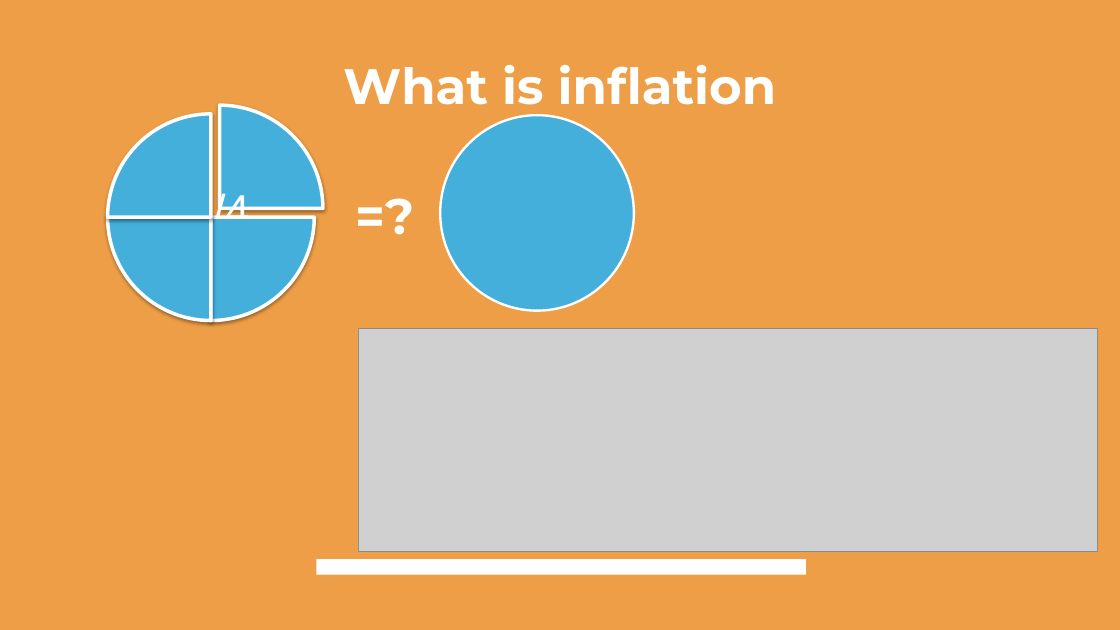
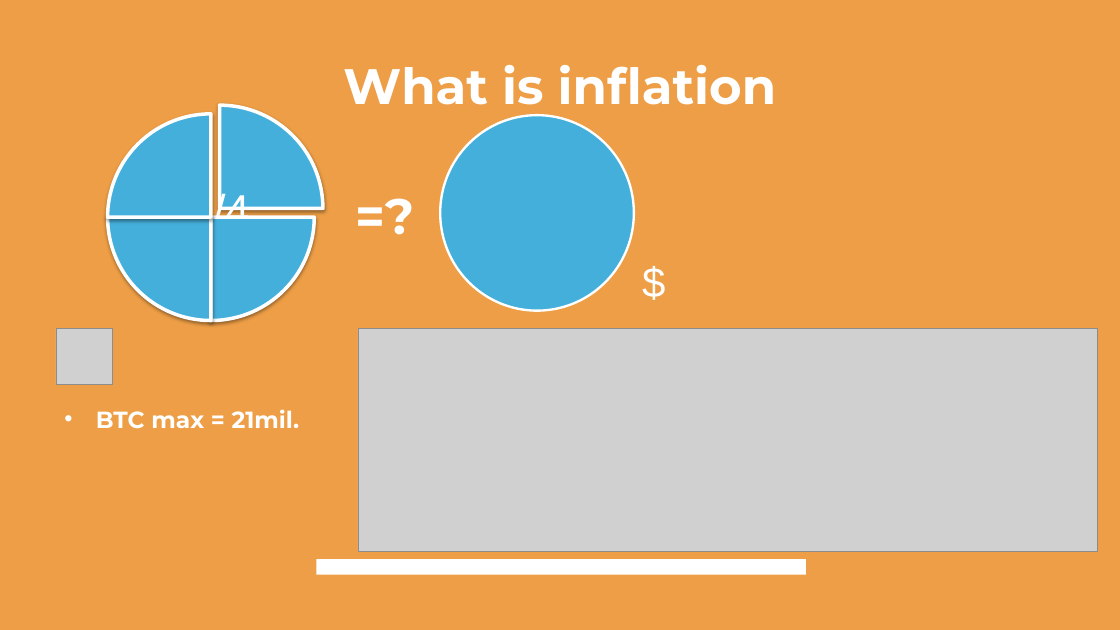
Before and after one commit to petermail/Presentation, a slide deck: slide 4 of Crypto Presentation.pptx. Drawn at 1120x630 pixels with LibreOffice and Linux fonts; fonts in the diff are those of the drawing; grey boxes stand for pictures. Boxes give left, top, right and bottom in pixels: in the first picture for what was removed or moved away, otherwise in the second. Text is boxed around its words. In the diff, an @@ line names an element or a change of style, - is before the commit and + after.

Commit message:
Some changes

```diff
--- a/Crypto Presentation.pptx
+++ b/Crypto Presentation.pptx
@@ text added at [634,251,675,311], 36 pt, text #FFFFFF @@
+$
@@ picture added at [56,329,113,385] @@
@@ text added at [96,409,300,429], 20 pt, text #FFFFFF, bold @@
+• BTC max = 21mil.
```
